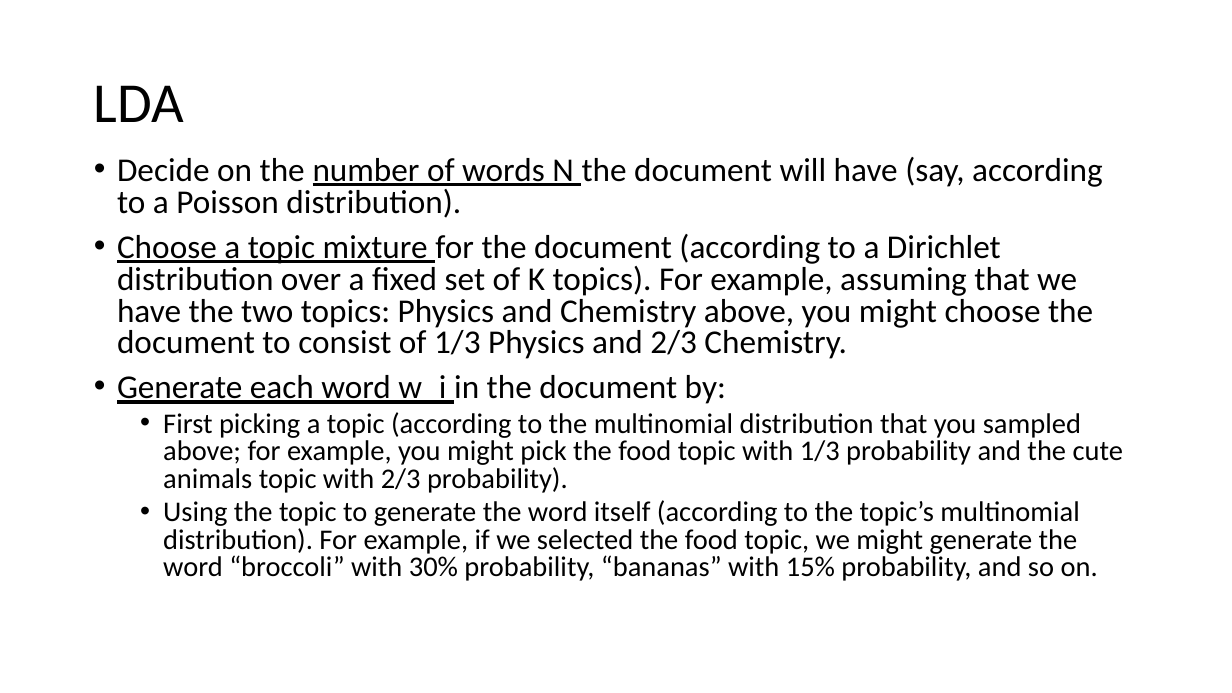
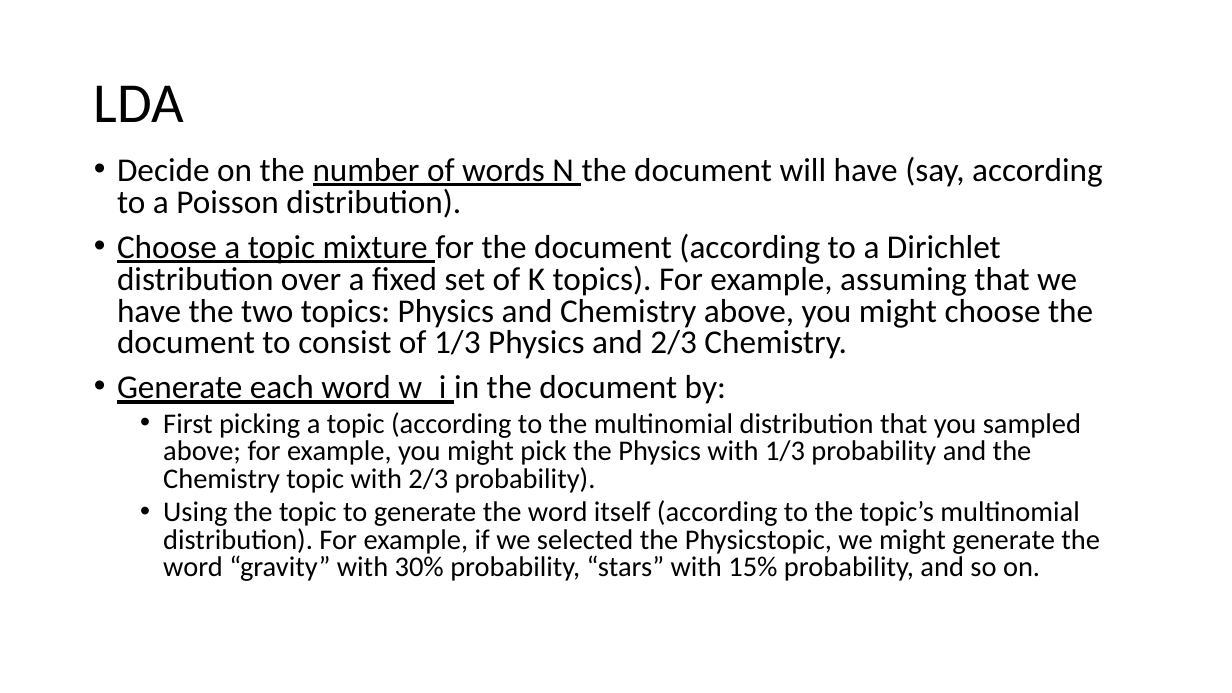
Before and after one commit to rtarun/ads-topic-modeling, a slide deck: slide 6 of ads_lda_presentation.pptx. Drawn at 1232x693 pixels with LibreOffice and Linux fonts; fonts in the diff are those of the drawing. Boxes give left, top, right and bottom in pixels: in the first picture for what was removed or moved away, otherwise in the second. Text is boxed around its words. In the diff, an @@ line names an element or a change of style, - is before the commit and + after.

```diff
--- a/ads_lda_presentation.pptx
+++ b/ads_lda_presentation.pptx
@@ text at (163, 412, 1100, 581): text changed @@
-  • First picking a topic (according to the multinomial distribution that you sampled above; for example, you might pick the food topic with 1/3 probability and the cute animals topic with 2/3 probability).
-  • Using the topic to generate the word itself (according to the topic’s multinomial distribution). For example, if we selected the food topic, we might generate the word “broccoli” with 30% probability, “bananas” with 15% probability, and so on.
+  • First picking a topic (according to the multinomial distribution that you sampled above; for example, you might pick the Physics with 1/3 probability and the Chemistry topic with 2/3 probability).
+  • Using the topic to generate the word itself (according to the topic’s multinomial distribution). For example, if we selected the Physicstopic, we might generate the word “gravity” with 30% probability, “stars” with 15% probability, and so on.
```
Also in this commit, not shown: 3 other slides changed, 1 slide added.
